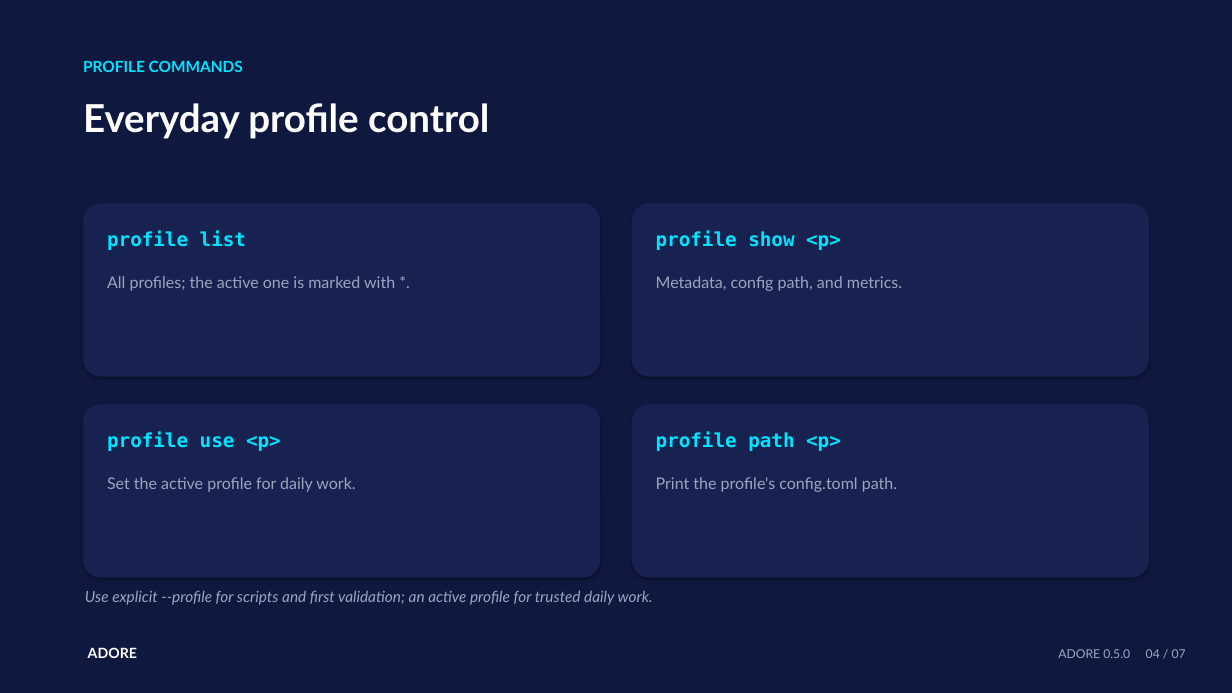
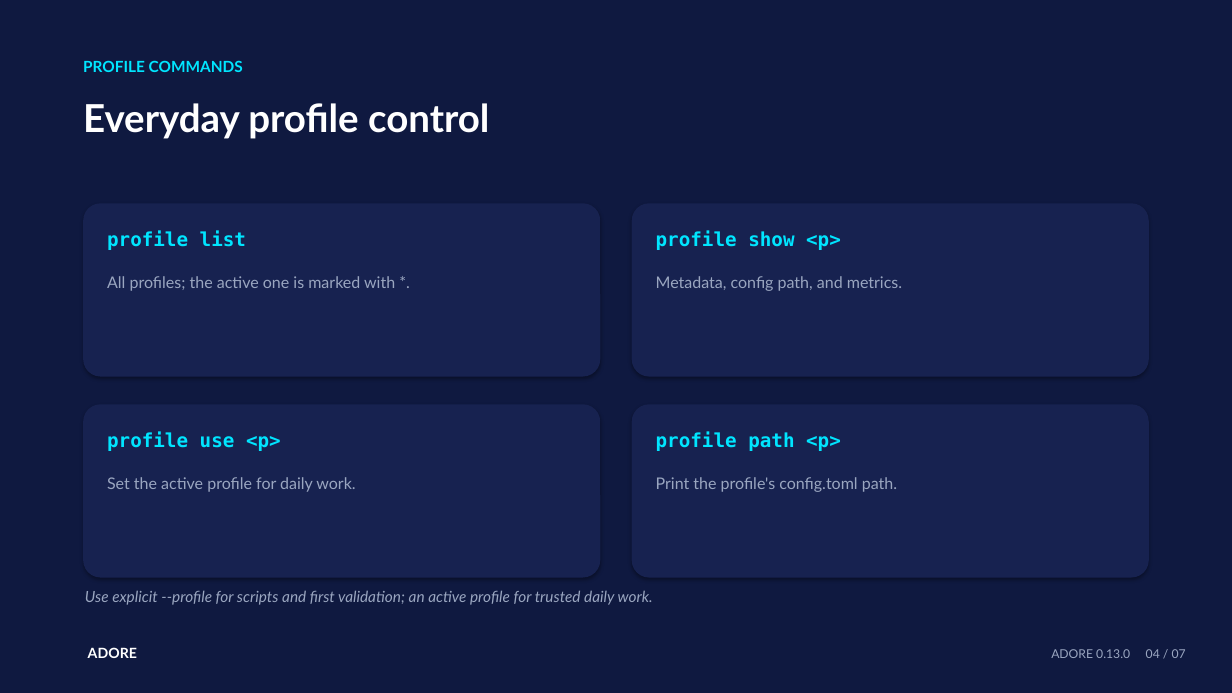
Before and after one commit to DDP-Engineering/AgenticDeliveryOrchestratorRuntimeEngine, a slide deck: slide 4 of 01_Documentation/Operator_Cheat_Sheets/Presentations/ADORE_04_Profiles_And_Container_Images.pptx. Drawn at 1232x693 pixels with LibreOffice and Linux fonts; fonts in the diff are those of the drawing. Boxes give left, top, right and bottom in pixels: in the first picture for what was removed or moved away, otherwise in the second. Text is boxed around its words. In the diff, an @@ line names an element or a change of style, - is before the commit and + after.

```diff
--- a/01_Documentation/Operator_Cheat_Sheets/Presentations/ADORE_04_Profiles_And_Container_Images.pptx
+++ b/01_Documentation/Operator_Cheat_Sheets/Presentations/ADORE_04_Profiles_And_Container_Images.pptx
@@ text at box(1051, 649, 1186, 658): text changed @@
-ADORE 0.5.0 04 / 07
+ADORE 0.13.0 04 / 07
```
Also in this commit, not shown: 6 other slides changed, 30 other files.
